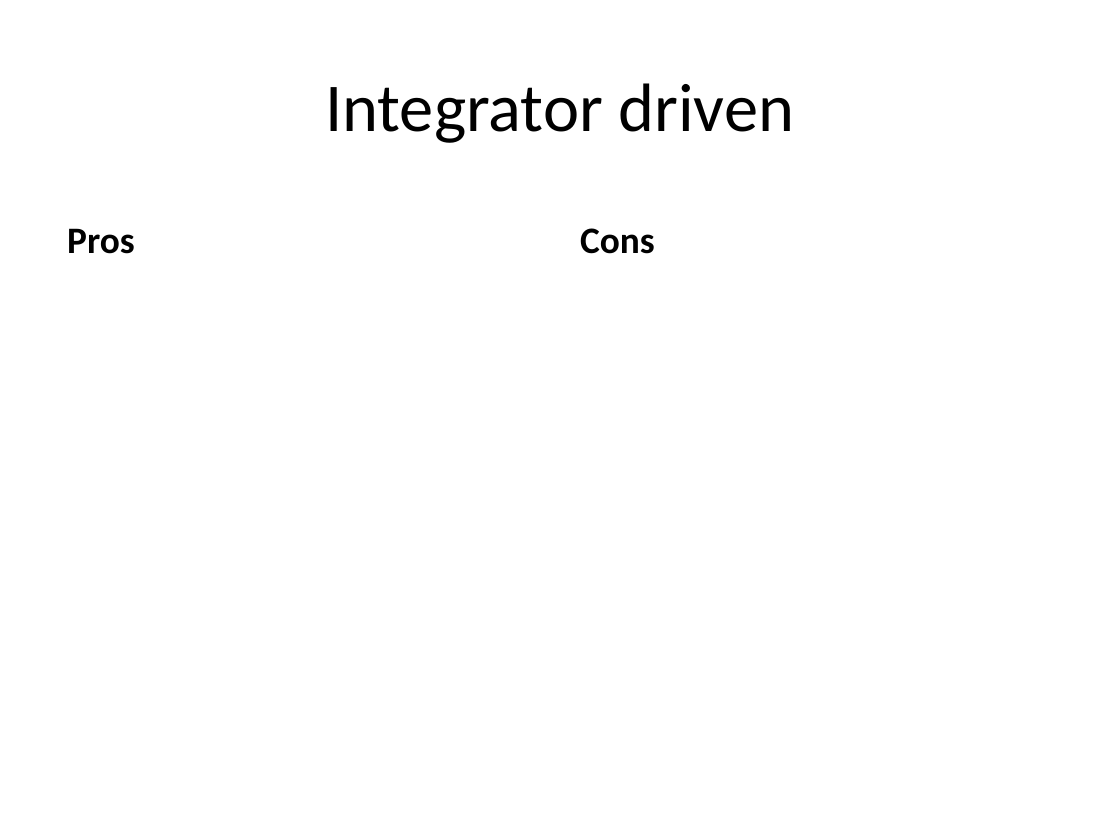
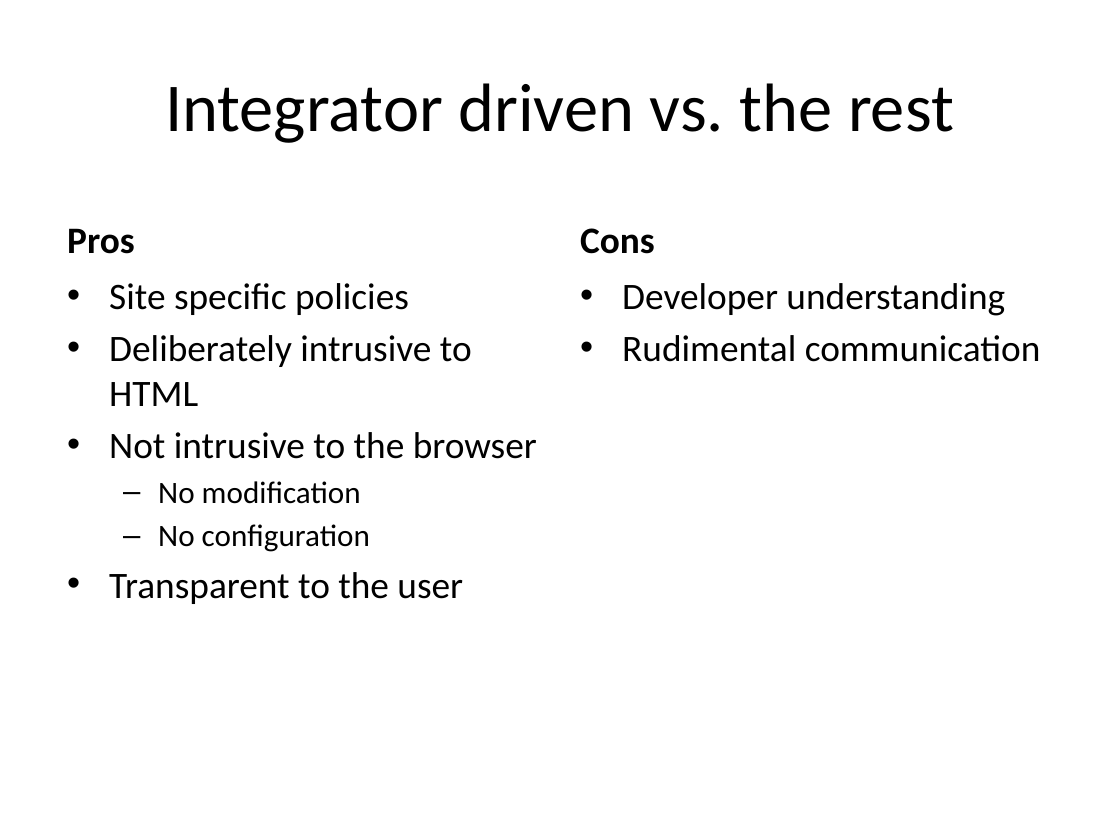
Before and after one commit to internot/monitor-distribution, a slide deck: slide 13 of presentation/Monitor.distribution-WebSand.2013-04-25.pptx (slide 10 before the commit). Drawn at 1120x840 pixels with LibreOffice and Linux fonts; fonts in the diff are those of the drawing. Boxes give left, top, right and bottom in pixels: in the first picture for what was removed or moved away, otherwise in the second. Text is boxed around its words. In the diff, an @@ line names an element or a change of style, - is before the commit and + after.

```diff
--- a/presentation/Monitor.distribution-WebSand.2013-04-25.pptx
+++ b/presentation/Monitor.distribution-WebSand.2013-04-25.pptx
@@ title at (165, 83, 954, 143): text changed @@
-Integrator driven
+Integrator driven vs. the rest
@@ text added at (109, 283, 537, 604), 24 pt, text #000000 @@
+• Site specific policies
+• Deliberately intrusive to HTML
+• Not intrusive to the browser
+  – No modification
+  – No configuration
+• Transparent to the user
@@ text added at (622, 283, 1041, 362), 24 pt, text #000000 @@
+• Developer understanding
+• Rudimental communication
```
Also in this commit, not shown: 7 other slides changed, 7 slides added, 2 slides removed, 1 other file.
